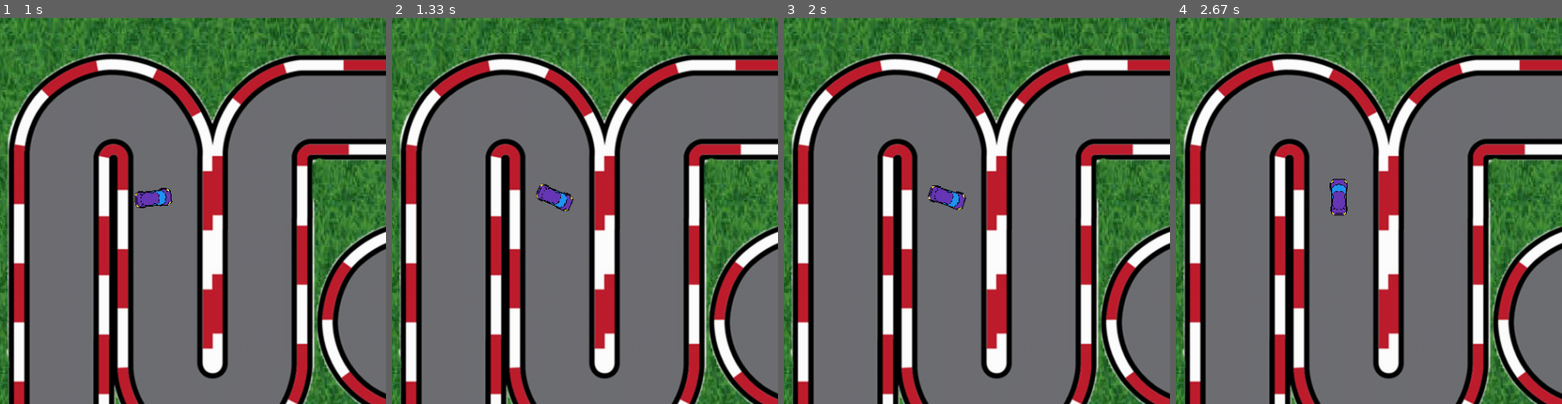
Above: before the commit, frames 1-4 (left to right).
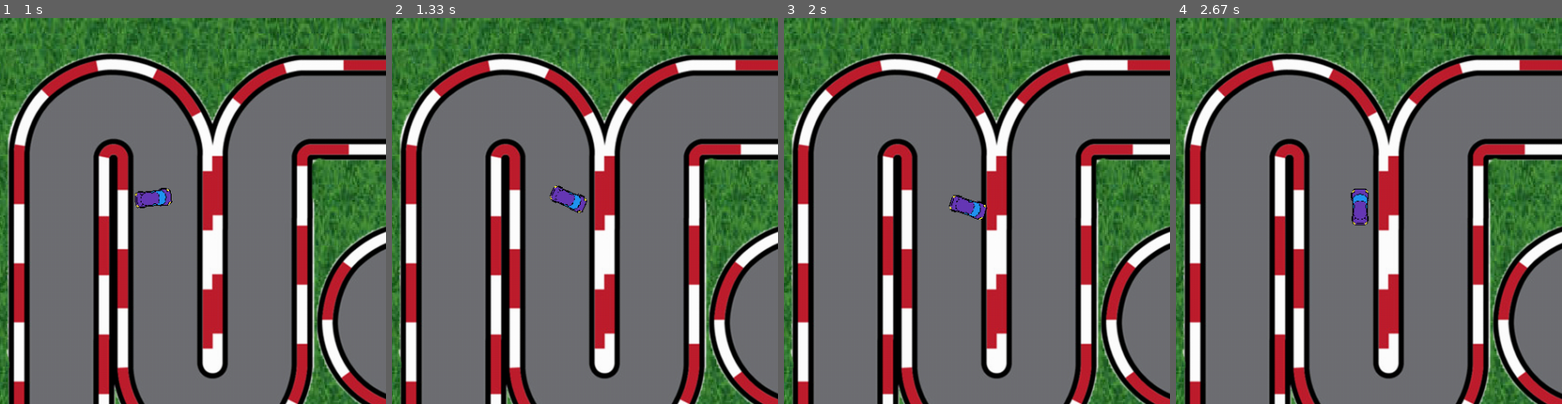
Above: after the commit, the same moments.

Repository: AmirmasoudCS/Pygame-Course
Game: pygame game, started from project_04/main.py
The game is run twice, just before and just after one commit, with the same random seed, the same clock (stepped at 60 frames per second) and the same inputs.
Inputs:
- Up to frame 1 (1 s): hold D 0.33-0.8 s; hold W from 0.83 s (still down)
- Up to frame 2 (1.33 s): release W at 1.13 s; hold D from 1.17 s (still down)
- Up to frame 3 (2 s): release D at 1.63 s; hold A from 1.67 s (still down)
- Up to frame 4 (2.67 s): release A at 2.2 s; hold A 2.23-2.63 s
The pictures show only the part of the screen within x 2-52%, y 0-50%; the shares and areas given below are measured in that part.

Frame 1 is identical in both runs. In frame 2, 0.6% of the frame differs, in the area x 37-51%, y 42-51%; in frame 3, 0.6%; in frame 4, 0.8%, in the area x 39-50%, y 41-54%.

Commit message:
Calling the speed reducing method to actually impact in the main game loop

Diff:
--- a/project_04/main.py
+++ b/project_04/main.py
@@ -110,13 +110,18 @@
                 break
 
         keys = pygame.key.get_pressed()
+        moved = False
 
         if keys[pygame.K_a]:
             player_car.rotate(left=True)
         if keys[pygame.K_d]:
             player_car.rotate(right=True)
         if keys[pygame.K_w]:
+            moved = True
             player_car.move_forward()
+
+        if not moved:
+            player_car.reduce_speed()
 
         draw(WIN, images, player_car)
 
